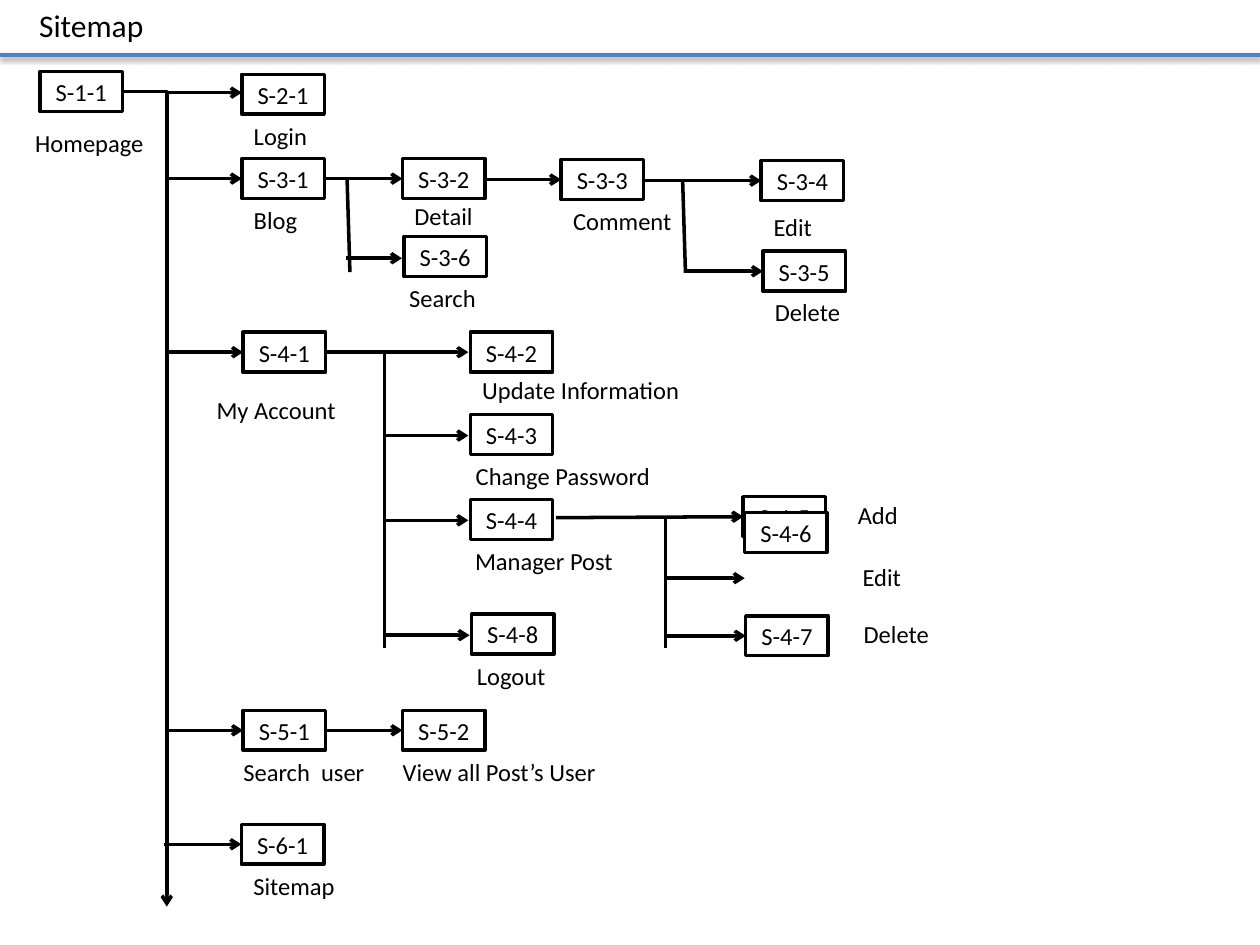
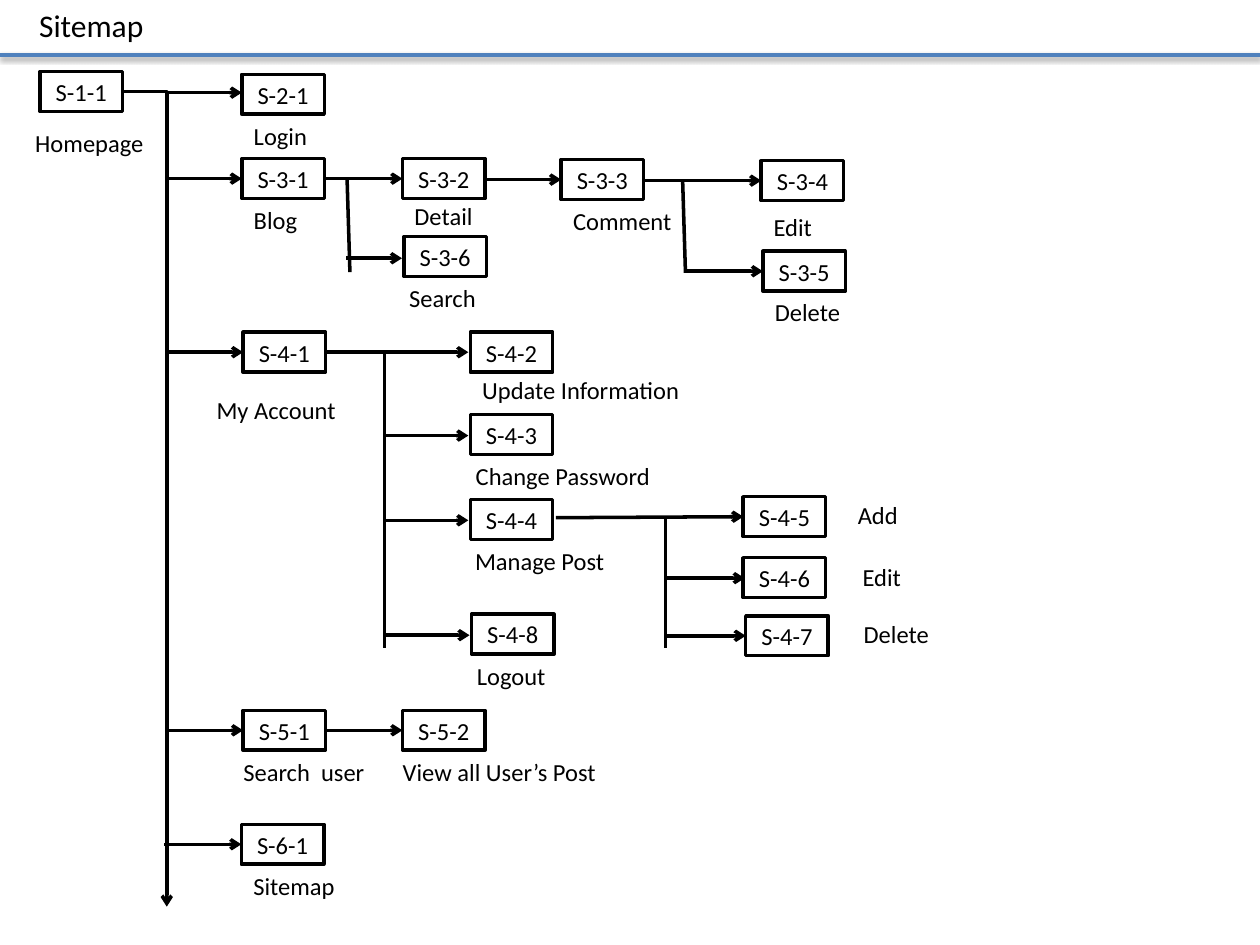
Before and after one commit to truong-vu-mulodo/mini-blog, a slide deck: slide 2 of php/tam-v.anh/doc/detail_design/frontend/wireframe/MiniBlog_Wireframe_Ver_0.1.0.pptx. Drawn at 1260x945 pixels with LibreOffice and Linux fonts; fonts in the diff are those of the drawing. Boxes give left, top, right and bottom in pixels: in the first picture for what was removed or moved away, otherwise in the second. Text is boxed around its words. In the diff, an @@ line names an element or a change of style, - is before the commit and + after.

Commit message:
fix sitemap, edit text, update homepage

```diff
--- a/php/tam-v.anh/doc/detail_design/frontend/wireframe/MiniBlog_Wireframe_Ver_0.1.0.pptx
+++ b/php/tam-v.anh/doc/detail_design/frontend/wireframe/MiniBlog_Wireframe_Ver_0.1.0.pptx
@@ text at box(475, 554, 604, 575): text changed @@
-Manager Post
+Manage Post
@@ rectangle "S-4-6": place and size @@
-rectangle "S-4-6" at box(745, 513, 827, 553)
+rectangle "S-4-6" at box(743, 558, 825, 598)
@@ text at box(403, 764, 596, 782): text changed @@
-View all Post’s User
+View all User’s Post
```
Also in this commit, not shown: 2 other slides changed.
